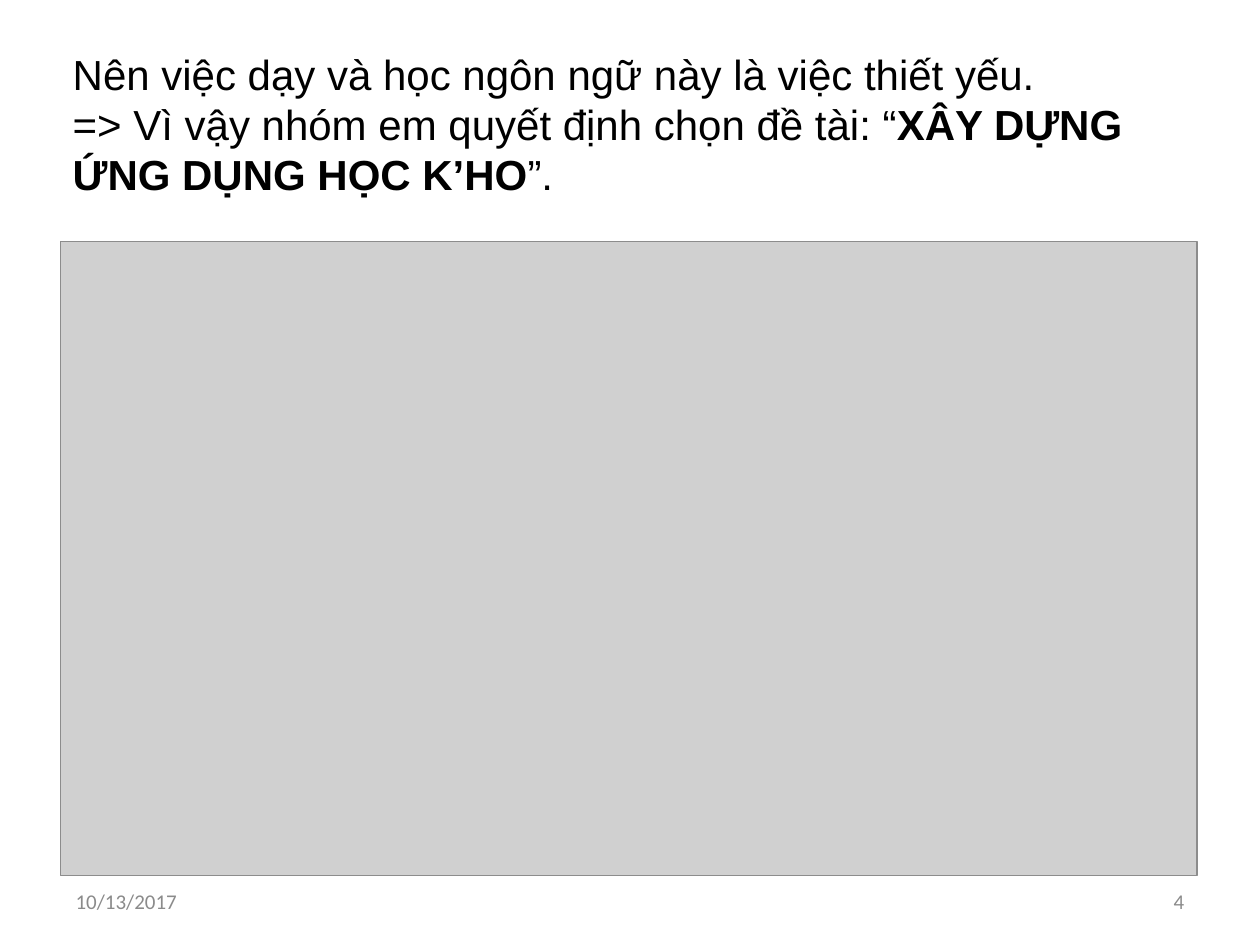
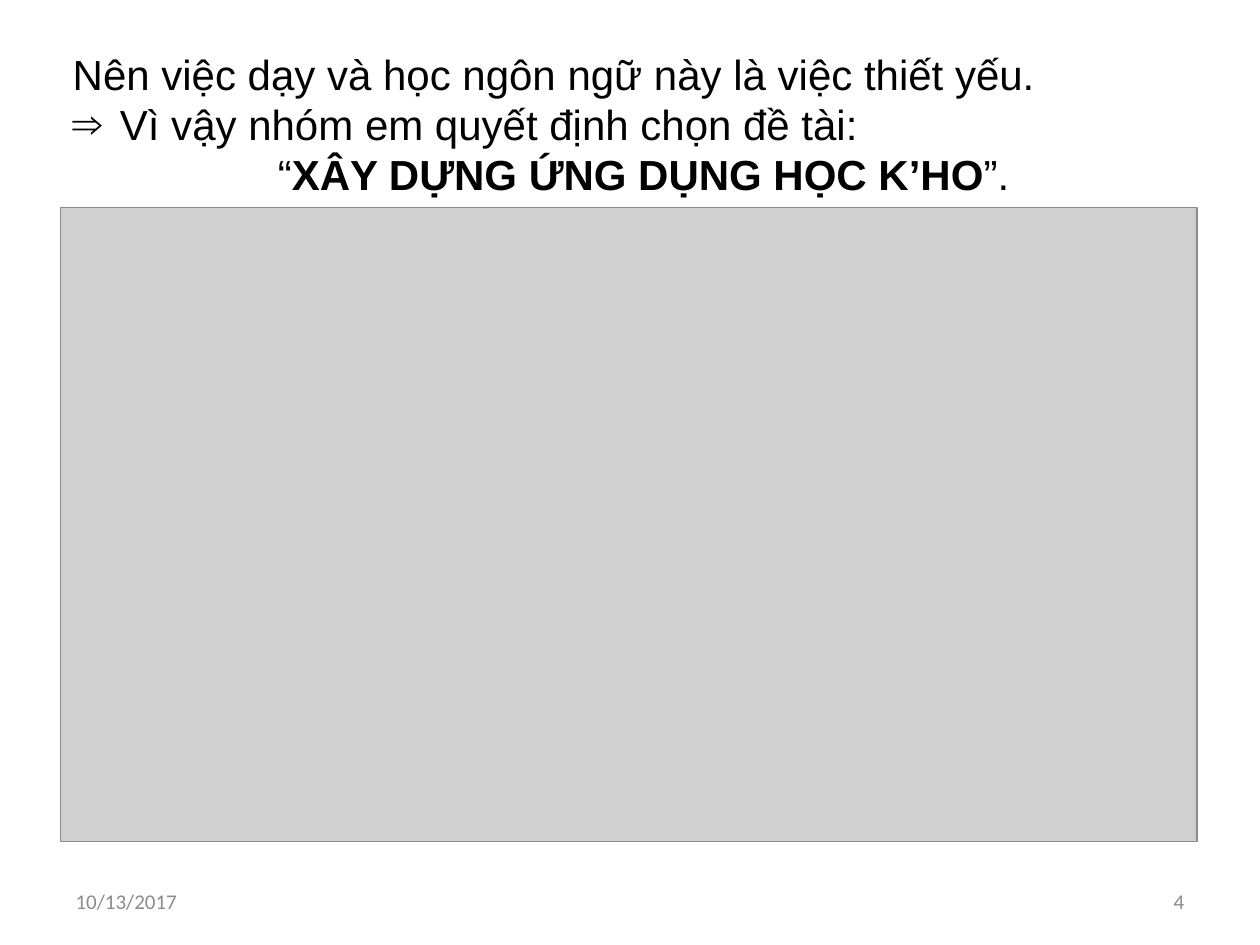
Before and after one commit to khanhvinhit/Do-An, a slide deck: slide 4 of THESIS/DACN_UD_Hoc_KHo_CTK37_BaoCao_D1.pptx. Drawn at 1260x945 pixels with LibreOffice and Linux fonts; fonts in the diff are those of the drawing; grey boxes stand for pictures. Boxes give left, top, right and bottom in pixels: in the first picture for what was removed or moved away, otherwise in the second. Text is boxed around its words. In the diff, an @@ line names an element or a change of style, - is before the commit and + after.

```diff
--- a/THESIS/DACN_UD_Hoc_KHo_CTK37_BaoCao_D1.pptx
+++ b/THESIS/DACN_UD_Hoc_KHo_CTK37_BaoCao_D1.pptx
@@ text at bbox=[120, 107, 1009, 198]: text changed @@
-=> Vì vậy nhóm em quyết định chọn đề tài: “XÂY DỰNG ỨNG DỤNG HỌC K’HO”.
+⇒ Vì vậy nhóm em quyết định chọn đề tài:
+“XÂY DỰNG ỨNG DỤNG HỌC K’HO”.
@@ picture: place and size @@
-picture at bbox=[60, 242, 1197, 876]
+picture at bbox=[60, 208, 1197, 842]
```
Also in this commit, not shown: 2 other slides changed, 2 other files.
